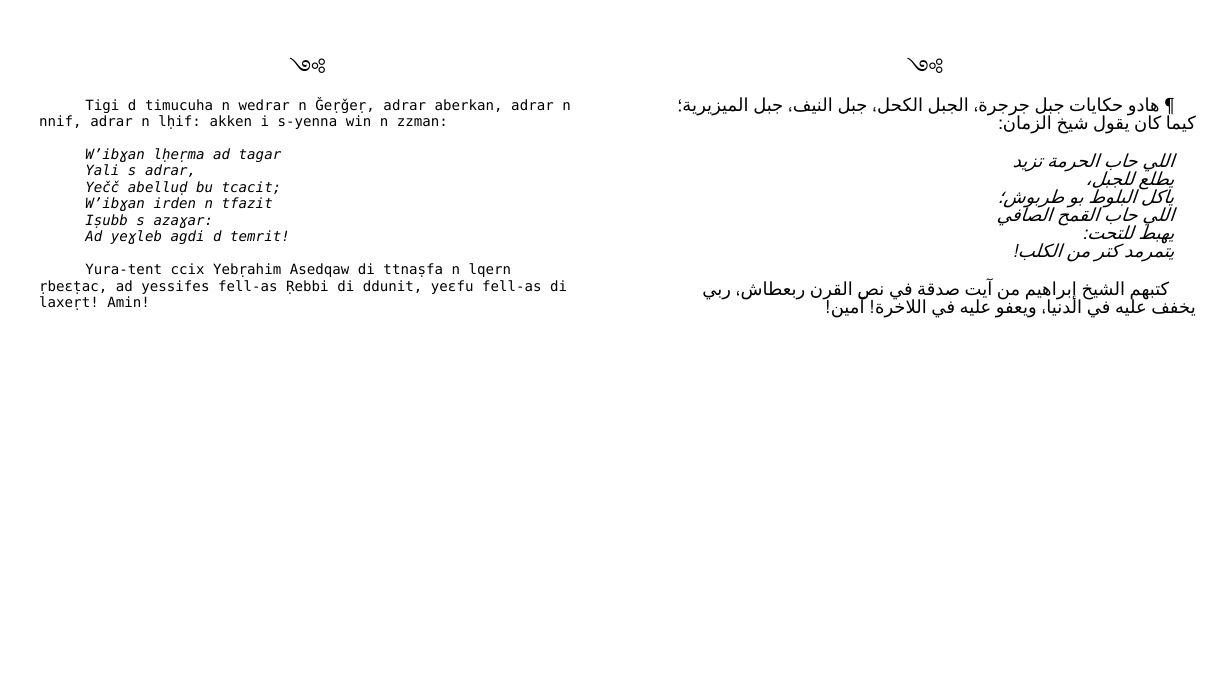
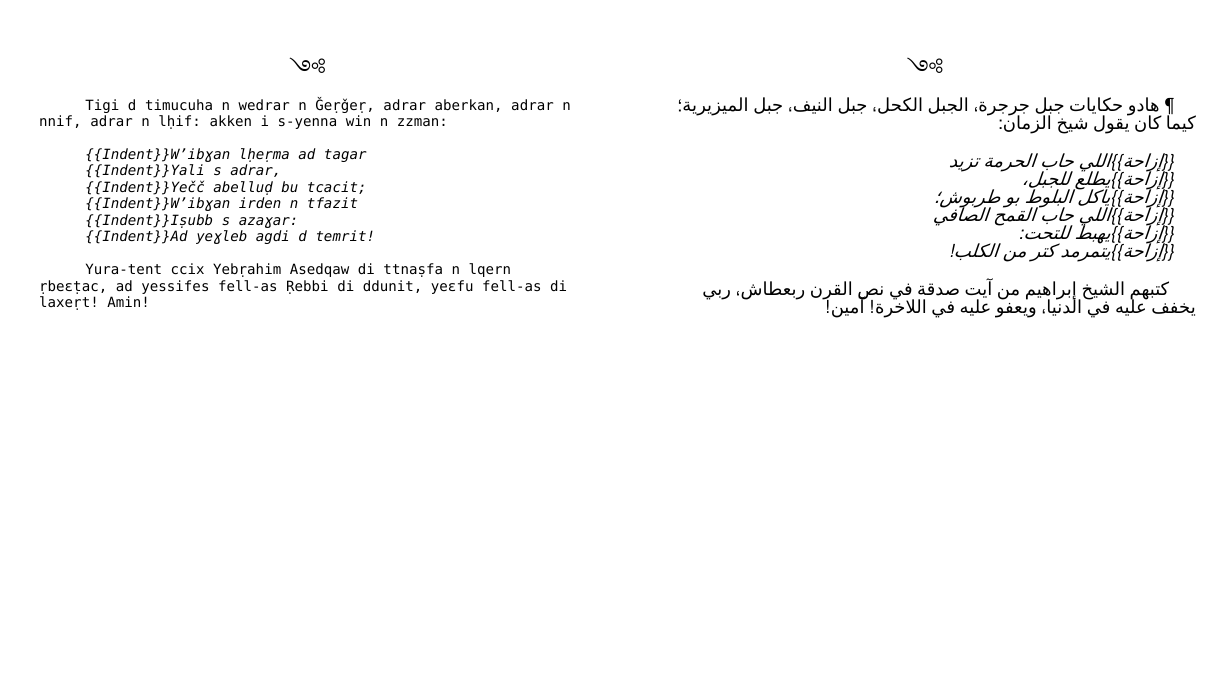
Before and after one commit to sferhah/tamacahut_n_wuccen, a slide deck: slide 3 of Uccen.ConsoleApp/Resources/pptx/uccen.arq.pptx. Drawn at 1232x693 pixels with LibreOffice and Linux fonts; fonts in the diff are those of the drawing. Boxes give left, top, right and bottom in pixels: in the first picture for what was removed or moved away, otherwise in the second. Text is boxed around its words. In the diff, an @@ line names an element or a change of style, - is before the commit and + after.

```diff
--- a/Uccen.ConsoleApp/Resources/pptx/uccen.arq.pptx
+++ b/Uccen.ConsoleApp/Resources/pptx/uccen.arq.pptx
@@ table at (x1=30, y1=15, x2=1205, y2=668) @@
-row 3, column 1: Tigi d timucuha n wedrar n Ǧeṛǧeṛ, adrar aberkan, adrar n nnif, adrar n lḥif: akken i s-yenna win n zzman: / W’ibɣan lḥeṛma ad tagar / Yali s adrar, / Yečč abelluḍ bu tcacit; / W’ibɣan irden n tfazit / Iṣubb s azaɣar: / Ad yeɣleb agdi d temrit! / Yura-tent ccix Yebṛahim Asedqaw di ttnaṣfa n lqern ṛbeɛṭac, ad yessifes fell-as Ṛebbi di ddunit, yeɛfu fell-as di laxeṛt! Amin!
+row 3, column 1: Tigi d timucuha n wedrar n Ǧeṛǧeṛ, adrar aberkan, adrar n nnif, adrar n lḥif: akken i s-yenna win n zzman: / {{Indent}}W’ibɣan lḥeṛma ad tagar / {{Indent}}Yali s adrar, / {{Indent}}Yečč abelluḍ bu tcacit; / {{Indent}}W’ibɣan irden n tfazit / {{Indent}}Iṣubb s azaɣar: / {{Indent}}Ad yeɣleb agdi d temrit! / Yura-tent ccix Yebṛahim Asedqaw di ttnaṣfa n lqern ṛbeɛṭac, ad yessifes fell-as Ṛebbi di ddunit, yeɛfu fell-as di laxeṛt! Amin!
-row 3, column 3: ¶ هادو حكايات جبل جرجرة، الجبل الكحل، جبل النيف، جبل الميزيرية؛ كيما كان يقول شيخ الزمان: / اللي حاب الحرمة تزيد / يطلع للجبل، / ياكل البلوط بو طربوش؛ / اللي حاب القمح الصافي / يهبط للتحت: / يتمرمد كتر من الكلب! / كتبهم الشيخ إبراهيم من آيت صدقة في نص القرن ربعطاش، ربي يخفف عليه في الدنيا، ويعفو عليه في اللاخرة! آمين!
+row 3, column 3: ¶ هادو حكايات جبل جرجرة، الجبل الكحل، جبل النيف، جبل الميزيرية؛ كيما كان يقول شيخ الزمان: / {{إزاحة}}اللي حاب الحرمة تزيد / {{إزاحة}}يطلع للجبل، / {{إزاحة}}ياكل البلوط بو طربوش؛ / {{إزاحة}}اللي حاب القمح الصافي / {{إزاحة}}يهبط للتحت: / {{إزاحة}}يتمرمد كتر من الكلب! / كتبهم الشيخ إبراهيم من آيت صدقة في نص القرن ربعطاش، ربي يخفف عليه في الدنيا، ويعفو عليه في اللاخرة! آمين!
```
Also in this commit, not shown: 7 other slides changed, 10 other files.
